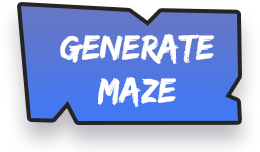
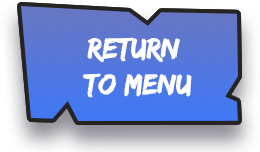
Revision of a layered 260px x 152px image; what changed, layer by layer:
hid group "GenerateMazeButton" (7 layers) over left=4, top=2, right=256, bottom=152
added group "ReturnToMenu" with 8 layers in group "BlueButtons" over left=4, top=2, right=256, bottom=152
added layer "CreditsUnPressed copy 2" in group "ReturnToMenu" over left=4, top=2, right=256, bottom=152
added layer "CreditsUnPressed" (1st of 2, in "BlueButtons" › "ReturnToMenu") in group "ReturnToMenu" over left=83, top=37, right=192, bottom=98
added layer "CredditsButtonUnPressed" (1st of 2, in "BlueButtons" › "ReturnToMenu") in group "ReturnToMenu" over left=4, top=2, right=256, bottom=152
hid group "CreditsButton" (7 layers) over left=4, top=2, right=256, bottom=152
